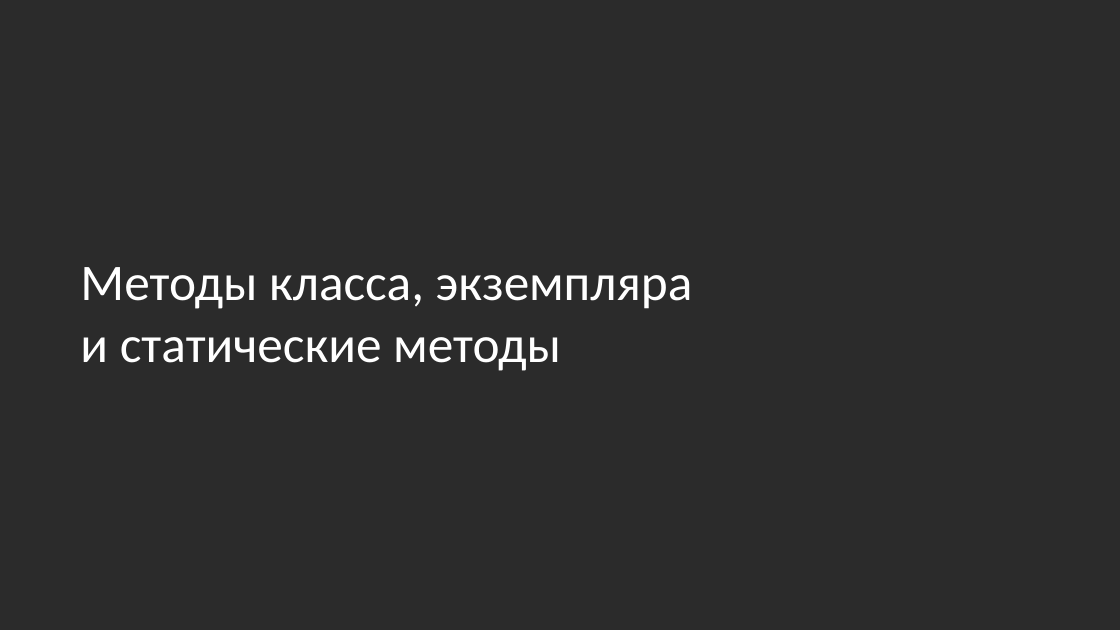
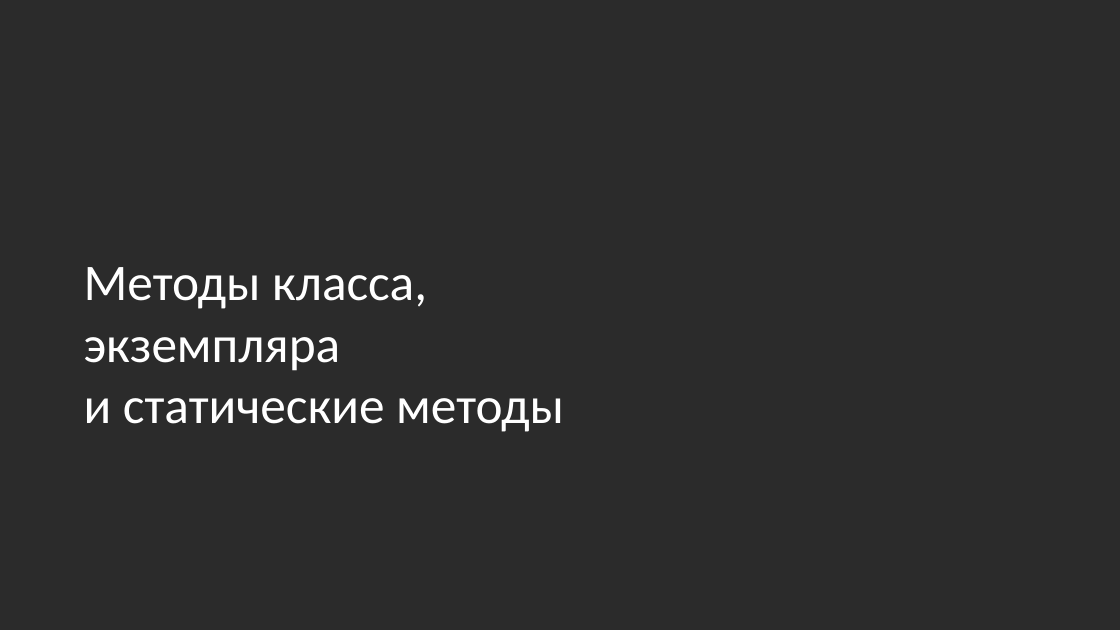
Before and after one commit to Nibra15/redesigned-fortnight, a slide deck: slide 1 of HWALL/PythonTasks/Methods/Методы.pptx. Drawn at 1120x630 pixels with LibreOffice and Linux fonts; fonts in the diff are those of the drawing; background and template pictures are left out; a plain dark background stands for a picture behind light text. Boxes give left, top, right and bottom in pixels: in the first picture for what was removed or moved away, otherwise in the second. Text is boxed around its words. In the diff, an @@ line names an element or a change of style, - is before the commit and + after.

```diff
--- a/HWALL/PythonTasks/Methods/Методы.pptx
+++ b/HWALL/PythonTasks/Methods/Методы.pptx
@@ text "Методы класса, экземпляра" rewrapped from bbox=[80, 267, 693, 371] to bbox=[84, 267, 564, 432] @@
```
Also in this commit, not shown: 9 other files.
